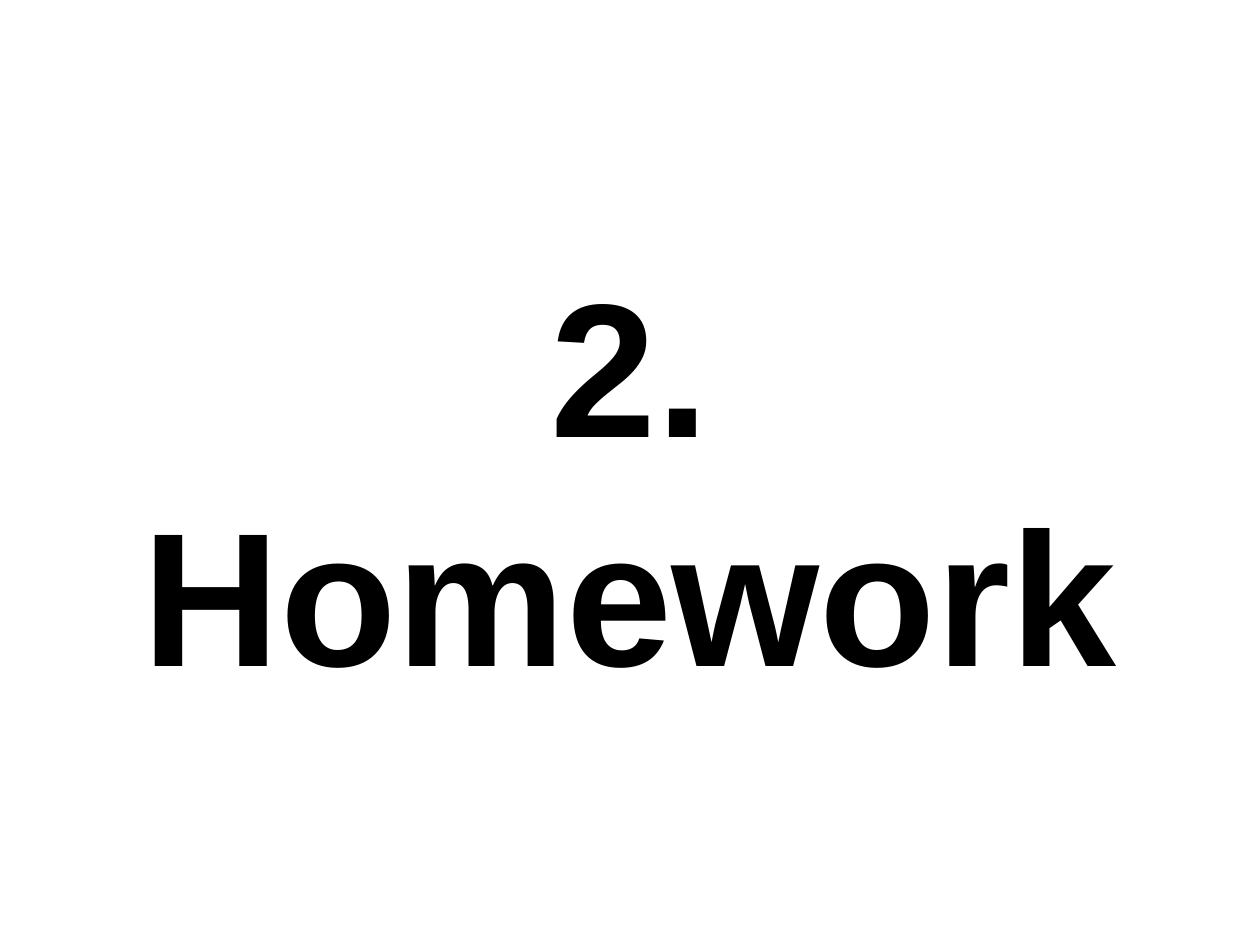
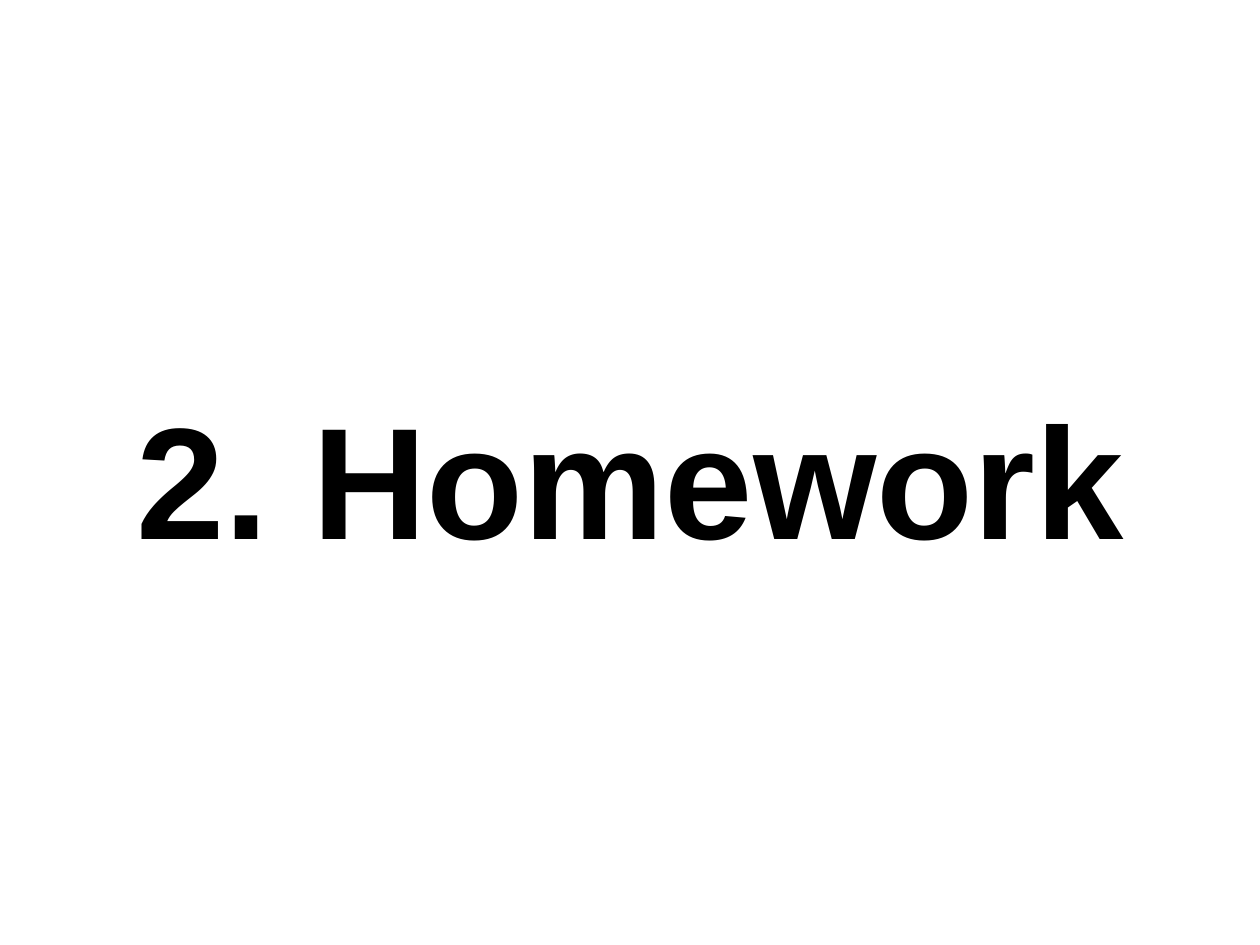
Before and after one commit to thewoolleyman/ci_for_the_rails_guy_or_gal, a slide deck: slide 15 of presentation/ci_for_the_web_2.0_guy_or_gal.odp (slide 27 before the commit). Drawn at 1260x945 pixels with LibreOffice and Linux fonts; fonts in the diff are those of the drawing. Boxes give left, top, right and bottom in pixels: in the first picture for what was removed or moved away, otherwise in the second. Text is boxed around its words. In the diff, an @@ line names an element or a change of style, - is before the commit and + after.

```diff
--- a/presentation/ci_for_the_web_2.0_guy_or_gal.odp
+++ b/presentation/ci_for_the_web_2.0_guy_or_gal.odp
@@ title "2. Homework" at (x1=136, y1=424, x2=1123, y2=541): size 120 to 100 pt @@
```
Also in this commit, not shown: 4 other slides changed, 2 slides added.
